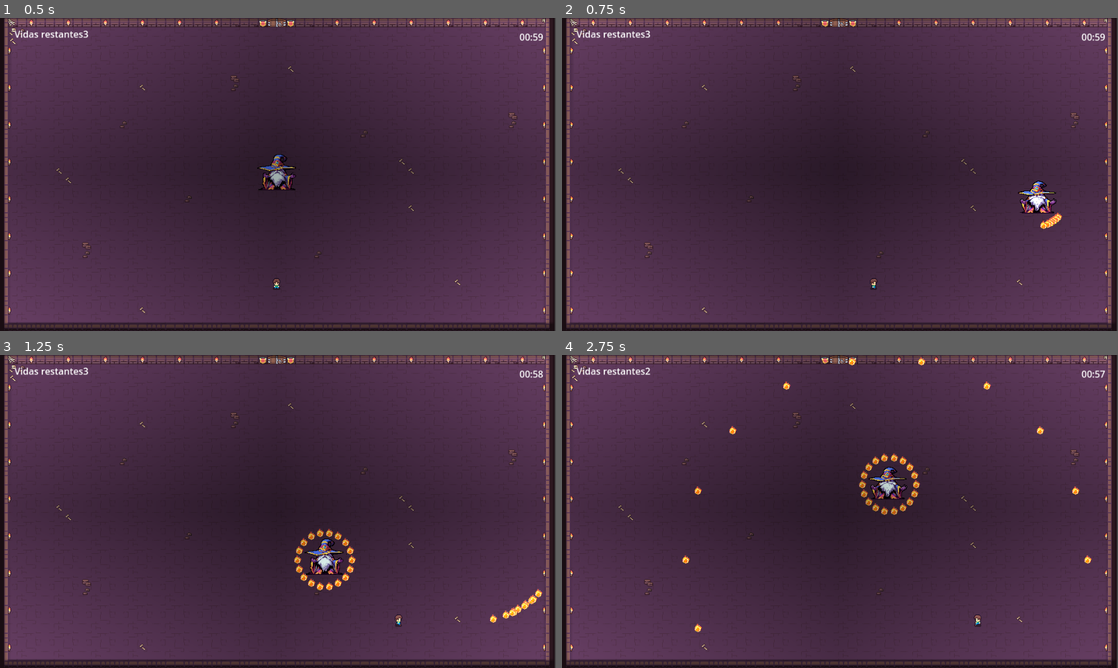
Above: before the commit, frames 1-4 (two rows, left to right).
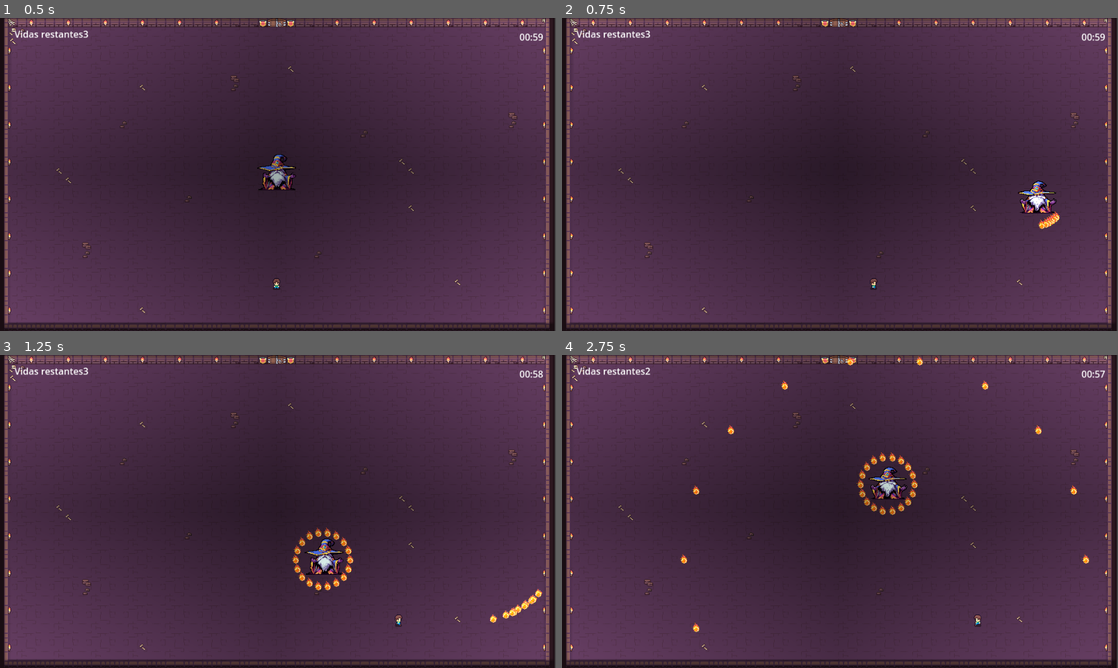
Above: after the commit, the same moments.

Repository: JoseGlezMtz/Game_Jam_2025
Game: Godot game, scene res://Scenes/BulletHell_Room.tscn
Two runs of this game, one before a commit and one after it. Both use one fixed random seed, a clock stepped at 60 frames per second and the inputs below. This scene is started directly instead of the project's main scene.
Inputs:
- Up to frame 1 (0.5 s): no input
- Up to frame 2 (0.75 s): tap Enter (ui_accept) at 0.5 s; hold Right (ui_right) from 0.53 s (still down); tap C (chat) at 0.6 s
- Up to frame 3 (1.25 s): keep holding Right (ui_right); tap Enter (ui_accept) at 0.77 s
- Up to frame 4 (2.75 s): tap C (chat) at 1.35, 2.1 s; tap Enter (ui_accept) at 1.52 s; release Right (ui_right) at 2.03 s; hold Left (ui_left) from 2.03 s (still down)

Frame 1 is identical in both runs. In frame 2, 0.1% of the frame differs, in the area x 85-90%, y 61-68%; in frame 3, 0.6%; in frame 4, 0.9%, in the area x 21-96%, y 0-89%.

Commit message:
fix: made fireball animation play

Diff:
--- a/game_project/Scenes/bullet.tscn
+++ b/game_project/Scenes/bullet.tscn
@@ -37,7 +37,8 @@
 
 [node name="AnimatedSprite2D" type="AnimatedSprite2D" parent="."]
 sprite_frames = SubResource("SpriteFrames_6afsh")
-frame_progress = 0.804773
+autoplay = "default"
+frame_progress = 0.626742
 
 [node name="Sprite2D" type="Sprite2D" parent="."]
 visible = false
